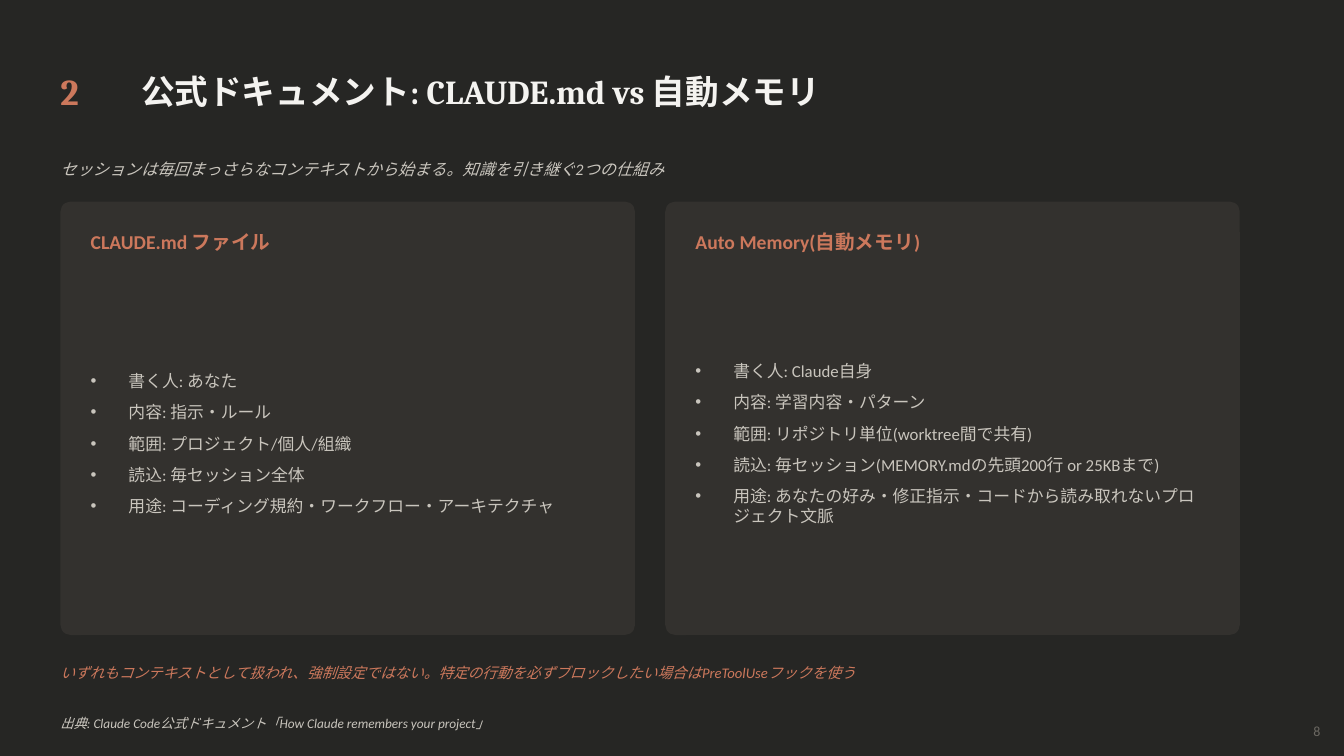
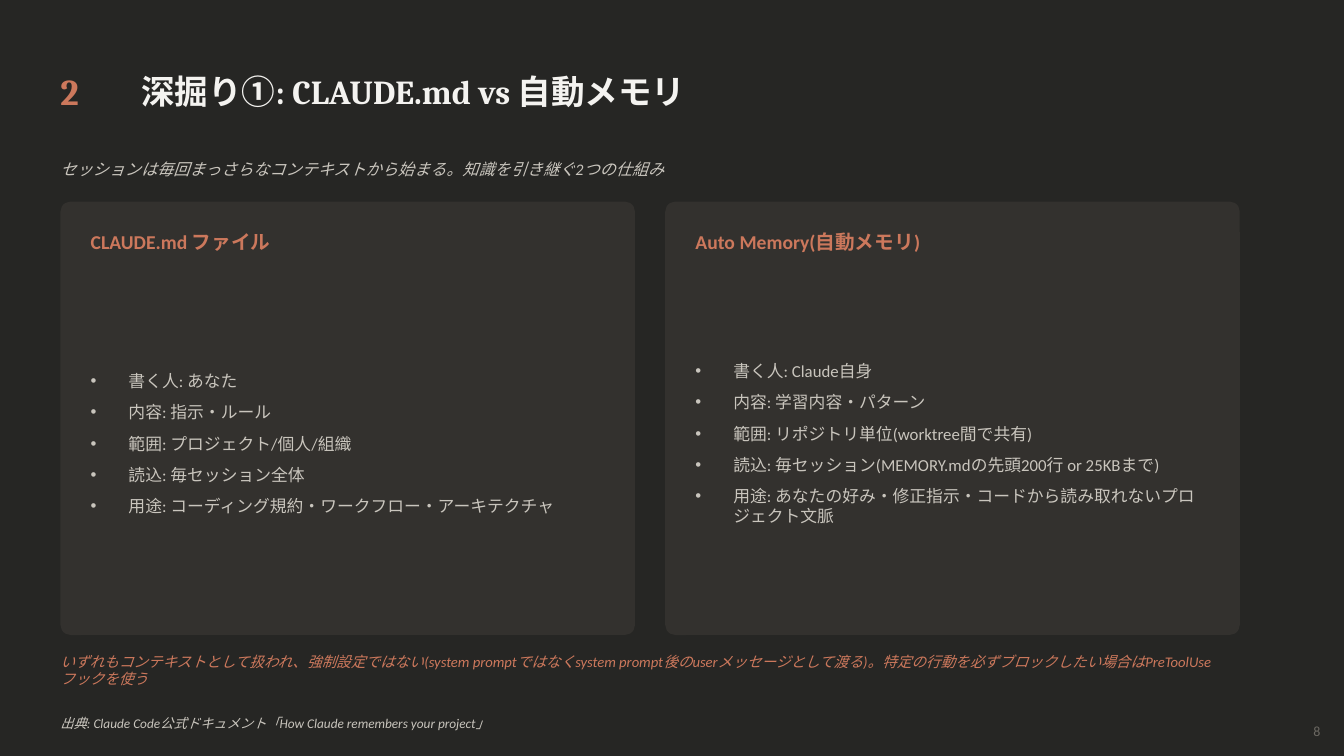
Before and after one commit to w-index-m/tech-notes, a slide deck: slide 8 of claude-camp-training-notes.pptx. Drawn at 1344x756 pixels with LibreOffice and Linux fonts; fonts in the diff are those of the drawing. Boxes give left, top, right and bottom in pixels: in the first picture for what was removed or moved away, otherwise in the second. Text is boxed around its words. In the diff, an @@ line names an element or a change of style, - is before the commit and + after.

```diff
--- a/claude-camp-training-notes.pptx
+++ b/claude-camp-training-notes.pptx
@@ text at [141,75,686,107]: text changed @@
-公式ドキュメント: CLAUDE.md vs 自動メモリ
+深掘り①: CLAUDE.md vs 自動メモリ
@@ text at [60,654,1145,670]: text changed @@
-いずれもコンテキストとして扱われ、強制設定ではない。特定の行動を必ずブロックしたい場合はPreToolUseフックを使う
+いずれもコンテキストとして扱われ、強制設定ではない(system promptではなくsystem prompt後のuserメッセージとして渡る)。特定の行動を必ずブロックしたい場合はPreToolUseフックを使う
```
Also in this commit, not shown: 10 other slides changed, 7 slides added, 2 slides removed.
